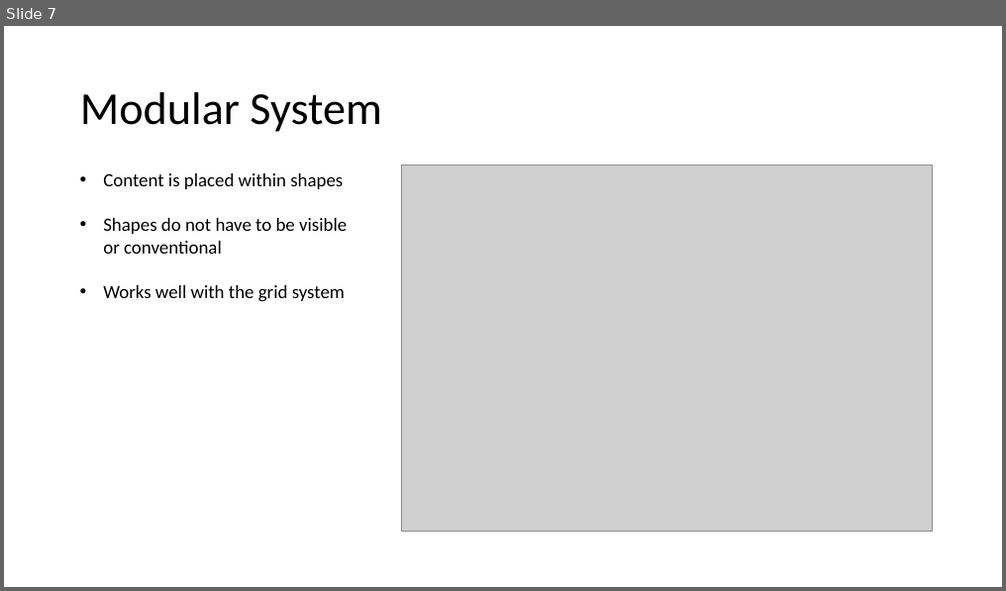
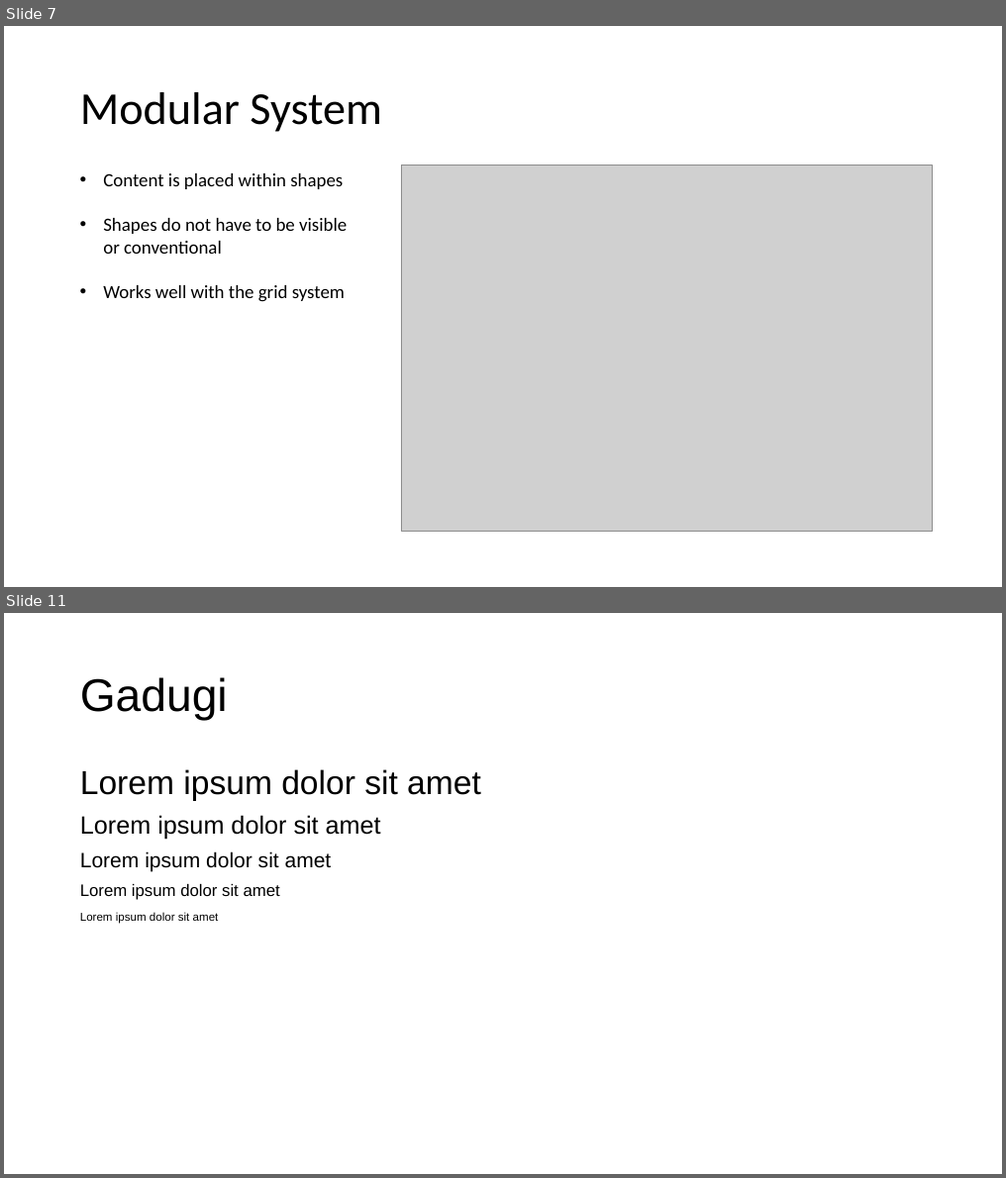
Before and after one commit to RandumbFluke/Design_Enterprise, a slide deck: CV/CV Planning.pptx. Shown one above the other, each under a label of ours: slide 7 before the commit, slides 7 and 11 after it; the slides between them are not shown. The pictures are 1006x591 and 1006x1178 pixels, drawn with LibreOffice and Linux fonts; fonts in the diff are those of the drawing; grey boxes stand for pictures. Boxes give left, top, right and bottom in pixels: in the first picture for what was removed or moved away, otherwise in the second. Text is boxed around its words. In the diff, an @@ line names an element or a change of style, - is before the commit and + after.

```diff
--- a/CV/CV Planning.pptx
+++ b/CV/CV Planning.pptx
@@ slide 11 added at (x1=4, y1=613, x2=1002, y2=1174), background #FFFFFF @@
@@ title added at (x1=80, y1=677, x2=228, y2=721), 44 pt, text #000000 @@
+Gadugi
@@ text added at (x1=80, y1=769, x2=481, y2=924), 32 pt, text #000000 @@
+Lorem ipsum dolor sit amet
+Lorem ipsum dolor sit amet
+Lorem ipsum dolor sit amet
+Lorem ipsum dolor sit amet
+Lorem ipsum dolor sit amet
```
Also in this commit, not shown: 2 slides changed, 3 other slides added, 1 slide removed, 9 other files.
